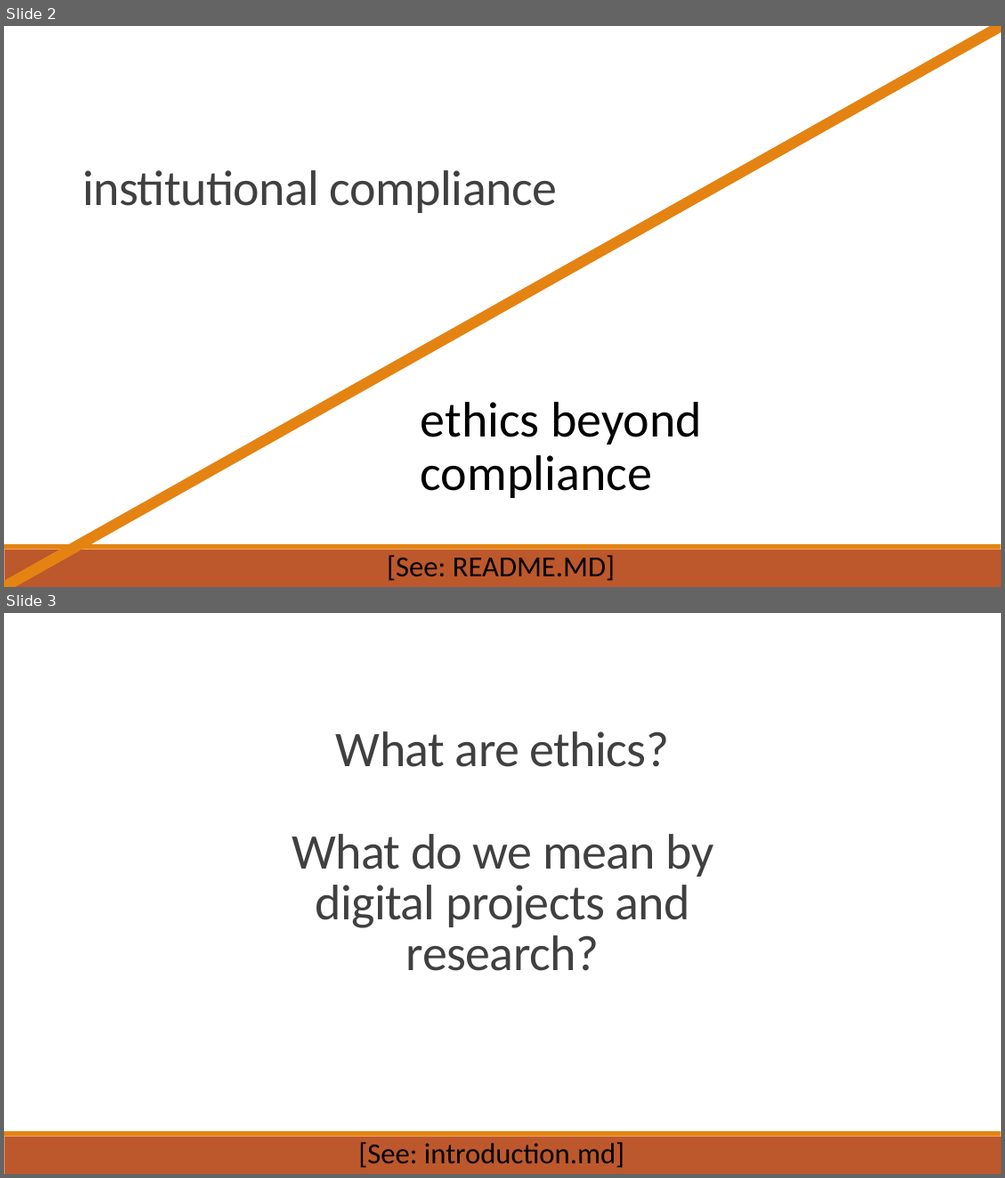
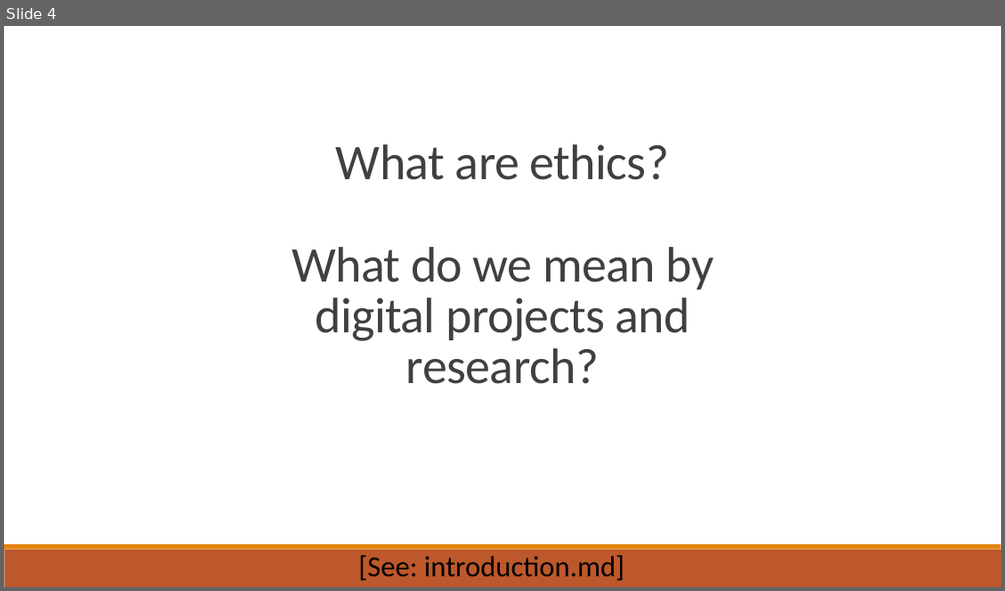
Before and after one commit to dhsouthbend/ethics, a slide deck: slides_ethics.pptx. Shown one above the other, each under a label of ours: slides 2 and 3 before the commit, slide 4 after it. The pictures are 1005x1178 and 1005x591 pixels, drawn with LibreOffice and Linux fonts; fonts in the diff are those of the drawing. Boxes give left, top, right and bottom in pixels: in the first picture for what was removed or moved away, otherwise in the second. Text is boxed around its words. In the diff, an @@ line names an element or a change of style, - is before the commit and + after.

```diff
--- a/slides_ethics.pptx
+++ b/slides_ethics.pptx
@@ slide 2 removed at [4,26,1001,587], background #FFFFFF; not listed: 2 template elements that a slide beside it also shows @@
@@ line removed from (4, 587) to (1001, 26) @@
@@ title removed at [82,170,557,213] @@
-institutional compliance
@@ text removed at [421,402,702,498] @@
-ethics beyond compliance
@@ text removed at [387,555,615,580] @@
-[See: README.MD]
@@ what was slide 3 is now slide 4 @@
```
Also in this commit, not shown: 13 slides changed, 2 slides added, 4 other slides removed, 1 other file.
